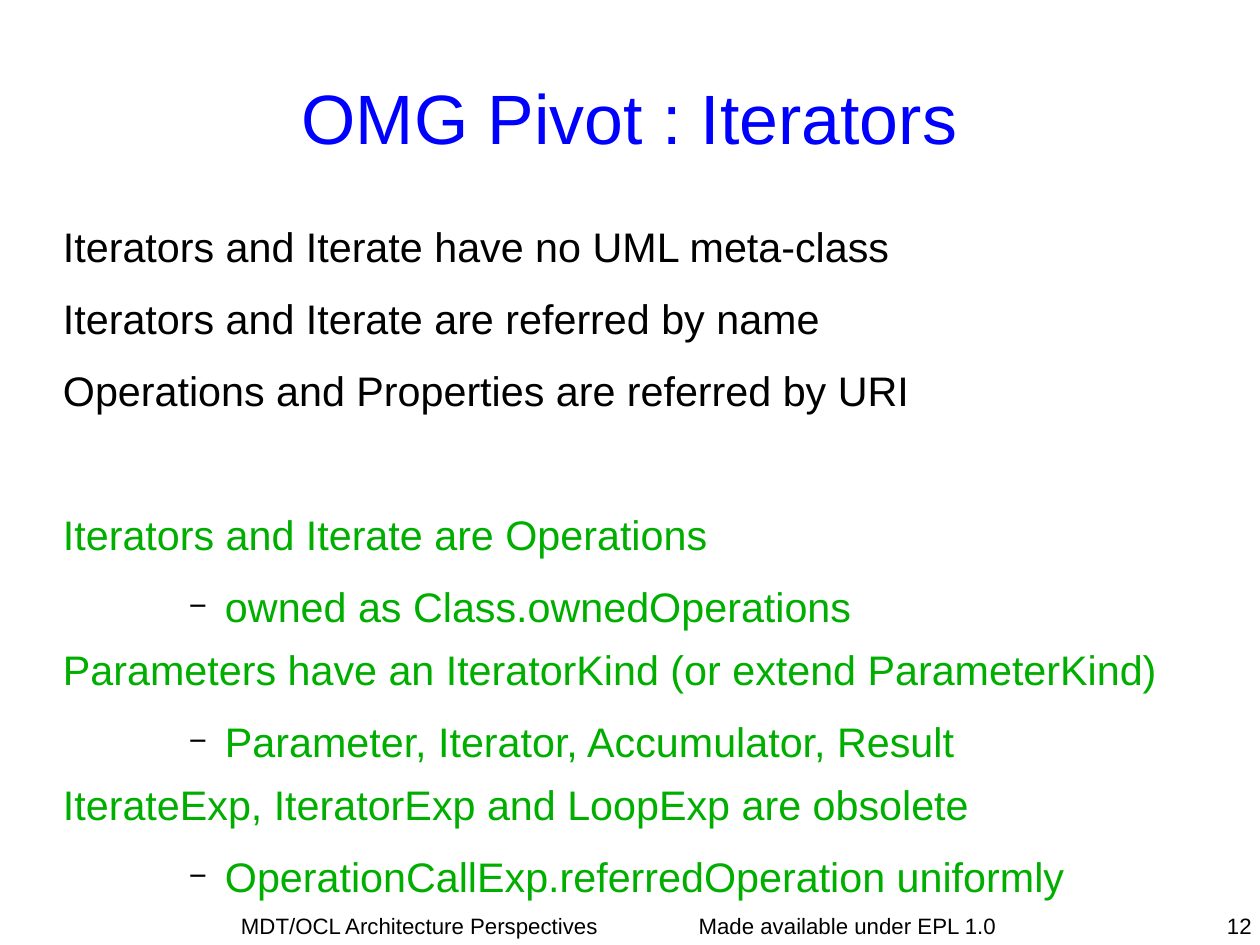
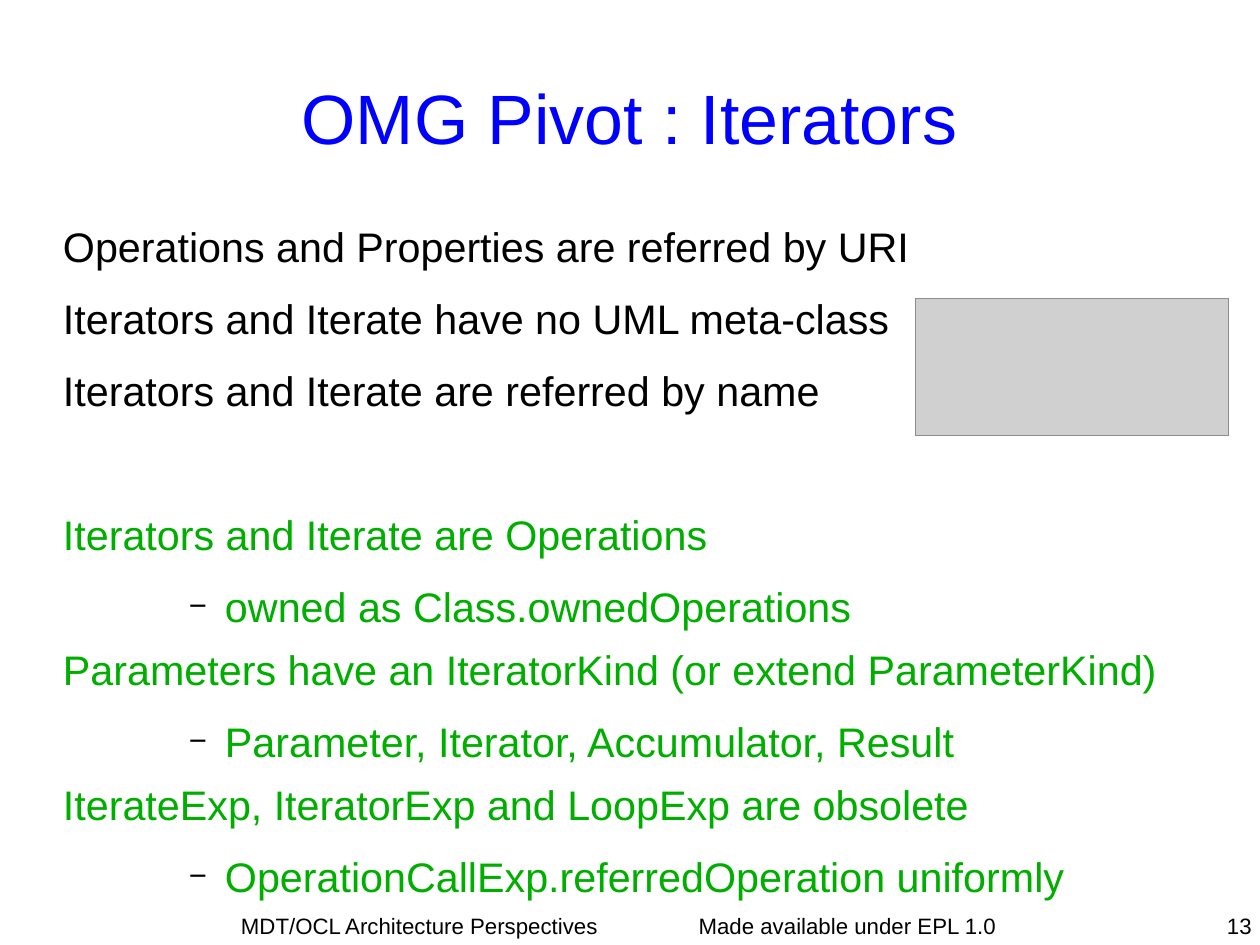
Before and after one commit to eclipse-ocl/ocl-website, a slide deck: slide 13 of ocl/docs/publications/Dresden2010Visit/DresdenVisit.odp (slide 12 before the commit). Drawn at 1260x945 pixels with LibreOffice and Linux fonts; fonts in the diff are those of the drawing; grey boxes stand for pictures. Boxes give left, top, right and bottom in pixels: in the first picture for what was removed or moved away, otherwise in the second. Text is boxed around its words. In the diff, an @@ line names an element or a change of style, - is before the commit and + after.

```diff
--- a/ocl/docs/publications/Dresden2010Visit/DresdenVisit.odp
+++ b/ocl/docs/publications/Dresden2010Visit/DresdenVisit.odp
@@ text at [63, 232, 909, 270]: paragraph added @@
+Operations and Properties are referred by URI
@@ picture added at [916, 298, 1229, 436] @@
@@ text at [63, 376, 909, 414]: paragraph removed @@
-Operations and Properties are referred by URI
@@ page number at [1227, 918, 1252, 935]: text changed @@
-12
+13
```
Also in this commit, not shown: 11 other slides changed, 9 slides added, 2 slides removed.
